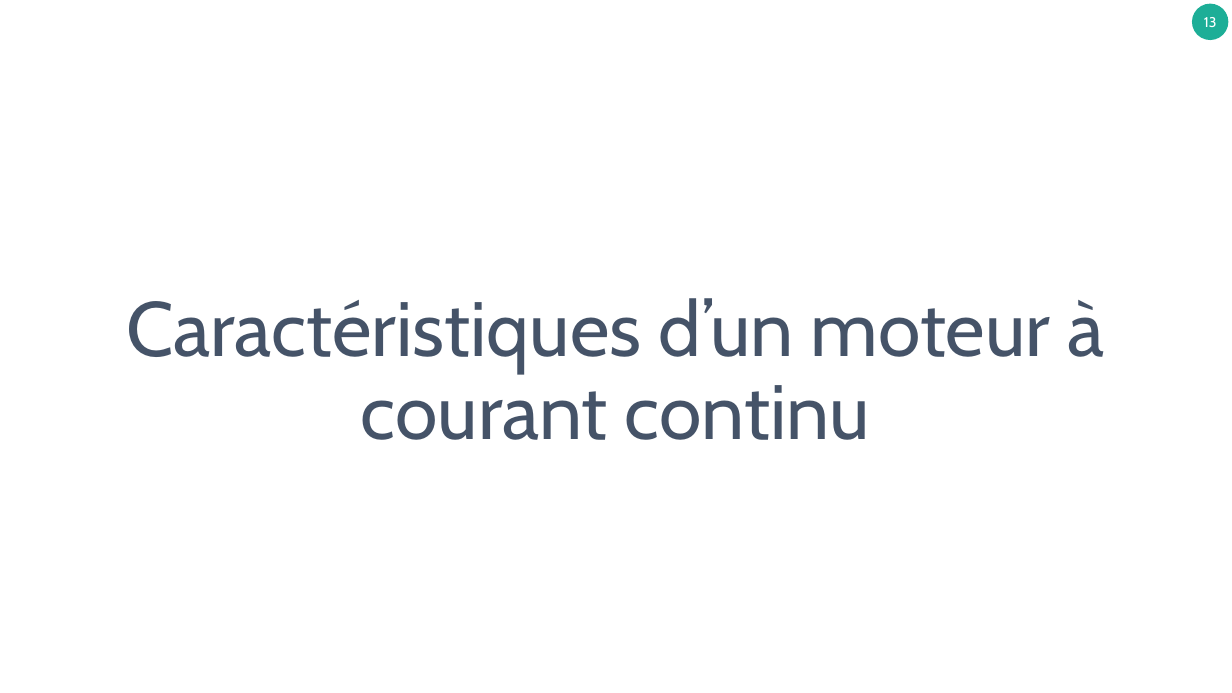
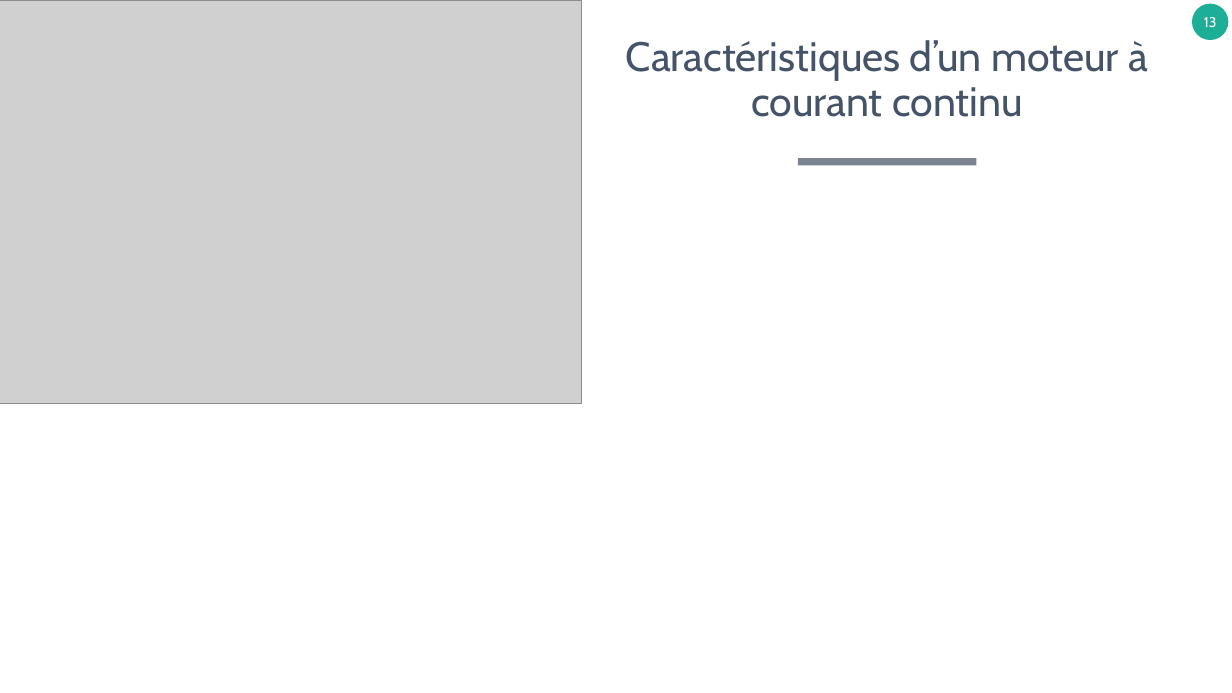
Before and after one commit to xpessoles/TP_Concours, a slide deck: slide 13 of Fiches_Protocoles/ProtocolesExpérimentaux.pptx. Drawn at 1232x693 pixels with LibreOffice and Linux fonts; fonts in the diff are those of the drawing; grey boxes stand for pictures. Boxes give left, top, right and bottom in pixels: in the first picture for what was removed or moved away, otherwise in the second. Text is boxed around its words. In the diff, an @@ line names an element or a change of style, - is before the commit and + after.

```diff
--- a/Fiches_Protocoles/ProtocolesExpérimentaux.pptx
+++ b/Fiches_Protocoles/ProtocolesExpérimentaux.pptx
@@ picture added at (0, 0, 582, 404) @@
@@ title "Caractéristiques d’un moteur à courant ...": place and size @@
-title "Caractéristiques d’un moteur à courant ..." at (126, 298, 1105, 440)
+title "Caractéristiques d’un moteur à courant ..." at (626, 40, 1148, 117)
@@ title "Caractéristiques d’un moteur à courant ..." at (626, 40, 1148, 117): size 60 to 32 pt; vertical alignment bottom to middle @@
@@ rectangle added at (798, 158, 976, 165), fill #7C8390 @@
```
Also in this commit, not shown: 1 other slide changed, 4 slides added, 1 slide removed.
